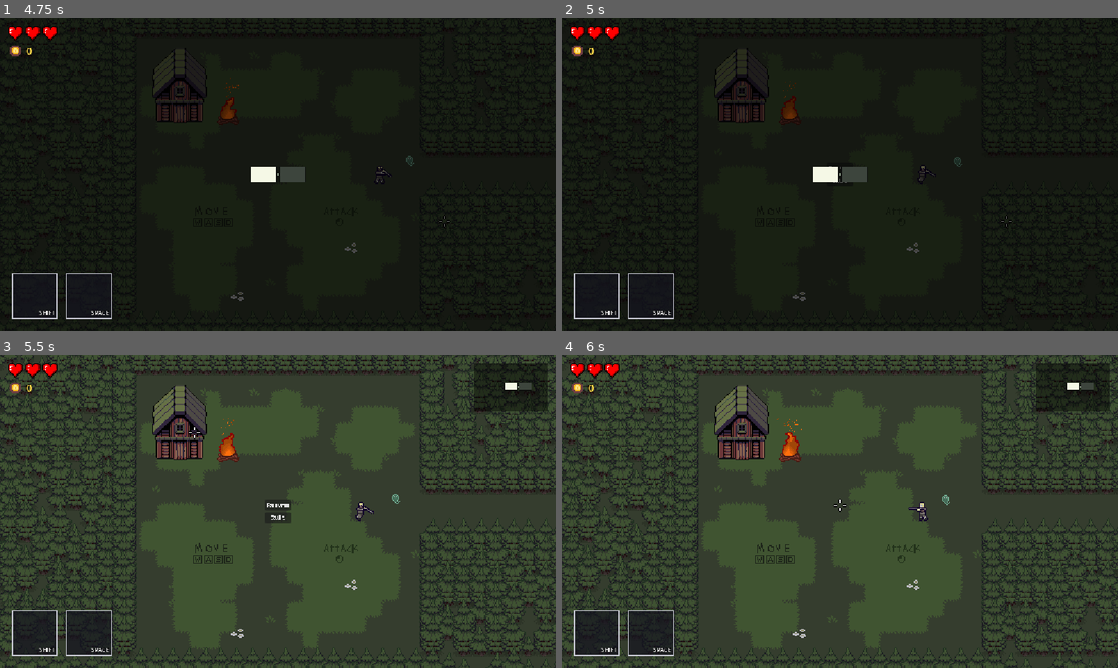
Above: before the commit, frames 1-4 (two rows, left to right).
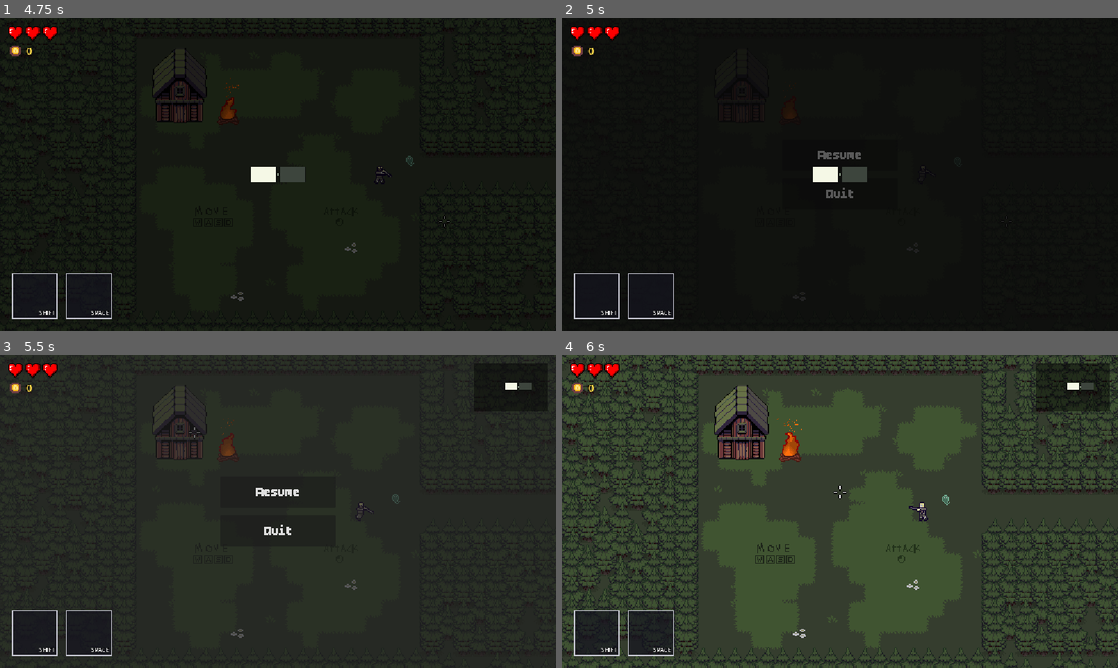
Above: after the commit, the same moments.

Repository: Silgnis/Game-Design-Project
Game: Godot game, scene res://Scenes/Menus/MainMenu.tscn
Two runs of this game, one before a commit and one after it. Both use one fixed random seed, a clock stepped at 60 frames per second and the inputs below. Sound files missing from this copy of the repository are replaced by a short silence.
Inputs (mouse positions are in pixels of both pictures, inside the frame that each line leads up to):
- Up to frame 1 (4.75 s): click "Start game" at 0.5 s; tap Enter (ui_accept) at 1.25, 1.52, 4.25, 4.52 s; move the mouse to (400, 158) at 1.27 s; press the mouse at (400, 158) at 1.28 s; hold Right (right) 1.28-2 s; release the mouse at (400, 158) at 2 s; drag from (166, 190) to (227, 108) at 2.02 s; move the mouse to (333, 105) at 2.77 s; hold Right (right) 2.78-3.5 s; hold E (interact) 2.78-3.5 s; drag from (250, 237) to (422, 174) at 3.52 s; move the mouse to (444, 221) at 4.27 s; hold Left (left) from 4.28 s (still down); hold Tab from 4.28 s (still down)
- Up to frame 2 (5 s): keep holding Left (left); keep holding Tab; tap Escape (pause) at 4.9 s
- Up to frame 3 (5.5 s): release Left (left) at 5 s; release Tab at 5 s; drag from (111, 464) to (194, 433) at 5.02 s
- Up to frame 4 (6 s): click "Resume" at 5.75 s

Frame 1 is identical in both runs. In frame 2, 0.6% of the frame differs, in the area x 28-81%, y 20-91%; in frame 3, 40%, in the area x 0-100%, y 0-100%; in frame 4, less than 0.1%.

Commit message:
chore: improved pause menu

Diff:
--- a/Scenes/Menus/PauseMenu.tscn
+++ b/Scenes/Menus/PauseMenu.tscn
@@ -2,8 +2,6 @@
 
 [ext_resource type="Script" uid="uid://c0yadjk05s3h4" path="res://Scripts/pause_menu.gd" id="1_8mfmb"]
 [ext_resource type="FontFile" uid="uid://cgmxuumocyl8e" path="res://Resources/Custom Assets/Font/boldpixels.ttf" id="2_cianu"]
-
-[sub_resource type="Theme" id="Theme_8mfmb"]
 
 [node name="PauseMenu" type="Control" unique_id=1891839749]
 process_mode = 3
@@ -11,15 +9,20 @@
 anchors_preset = 15
 anchor_right = 1.0
 anchor_bottom = 1.0
-offset_left = -63.0
-offset_top = -32.0
-offset_right = -1087.0
-offset_bottom = -609.0
 grow_horizontal = 2
 grow_vertical = 2
 script = ExtResource("1_8mfmb")
 
-[node name="MarginContainer" type="MarginContainer" parent="." unique_id=1612500340]
+[node name="Background" type="ColorRect" parent="." unique_id=1590347211]
+layout_mode = 1
+anchors_preset = 15
+anchor_right = 1.0
+anchor_bottom = 1.0
+grow_horizontal = 2
+grow_vertical = 2
+color = Color(0.12, 0.12, 0.12, 0.65)
+
+[node name="MarginContainer" type="CenterContainer" parent="." unique_id=1612500340]
 layout_mode = 1
 anchors_preset = 15
 anchor_right = 1.0
@@ -29,18 +32,22 @@
 
 [node name="VBoxContainer" type="VBoxContainer" parent="MarginContainer" unique_id=129564552]
 layout_mode = 2
+theme_override_constants/separation = 16
 
 [node name="Resume" type="Button" parent="MarginContainer/VBoxContainer" unique_id=1162843831]
 process_mode = 3
+custom_minimum_size = Vector2(240, 64)
 layout_mode = 2
-theme = SubResource("Theme_8mfmb")
 theme_override_fonts/font = ExtResource("2_cianu")
+theme_override_font_sizes/font_size = 32
 text = "Resume"
 
 [node name="Quit" type="Button" parent="MarginContainer/VBoxContainer" unique_id=38318922]
 process_mode = 3
+custom_minimum_size = Vector2(240, 64)
 layout_mode = 2
 theme_override_fonts/font = ExtResource("2_cianu")
+theme_override_font_sizes/font_size = 32
 text = "Quit"
 
 [connection signal="pressed" from="MarginContainer/VBoxContainer/Resume" to="." method="_on_resume_pressed"]
--- a/Scenes/Rooms/world_new.tscn
+++ b/Scenes/Rooms/world_new.tscn
@@ -139,15 +139,6 @@
 
 [node name="PauseMenu" parent="HUD" unique_id=1891839749 instance=ExtResource("17_61pkf")]
 visible = false
-anchors_preset = 8
-anchor_left = 0.5
-anchor_top = 0.5
-anchor_right = 0.5
-anchor_bottom = 0.5
-offset_left = 0.0
-offset_top = 0.0
-offset_right = 0.0
-offset_bottom = 0.0
 
 [node name="Minimap" type="Control" parent="HUD" unique_id=2000235851]
 layout_mode = 3
